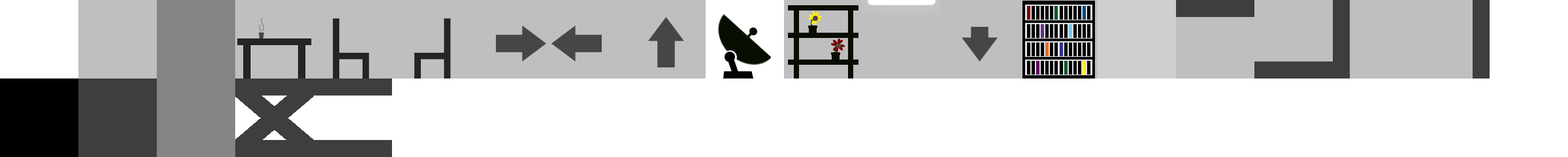
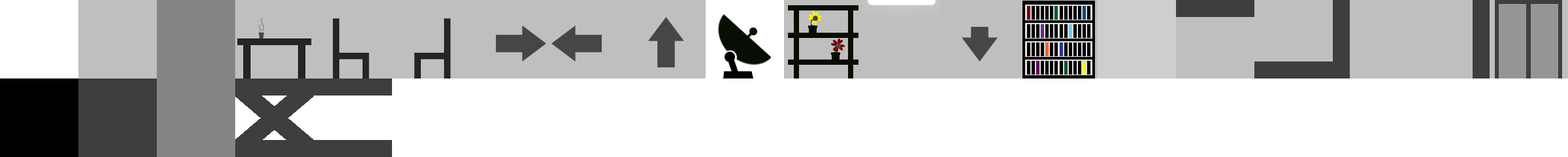
Before/after of a 1568 × 157 layered artwork. What changed in the layer stack:
added layer "Rectangle 2 copy" above "Layer 5 copy 3" over [1489, 0, 1568, 79]
